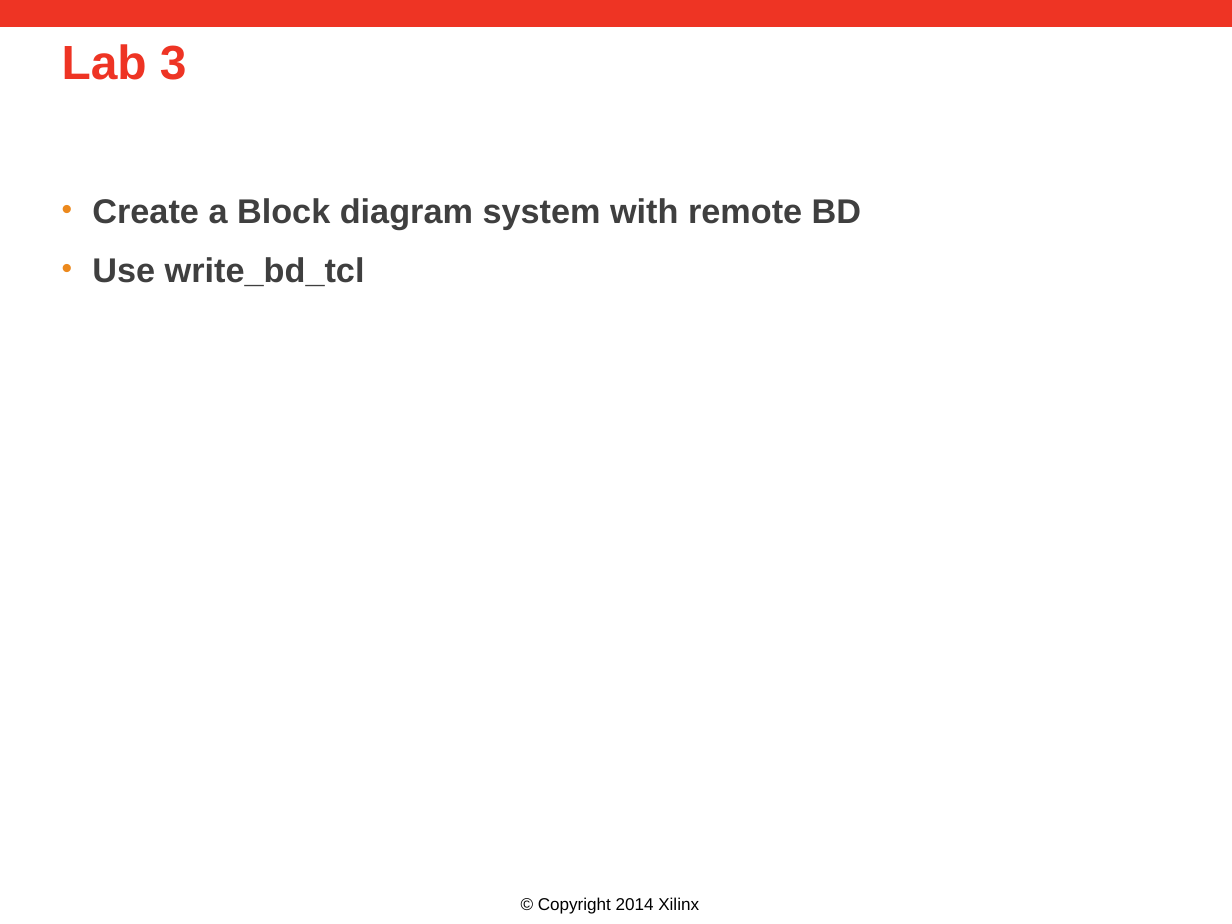
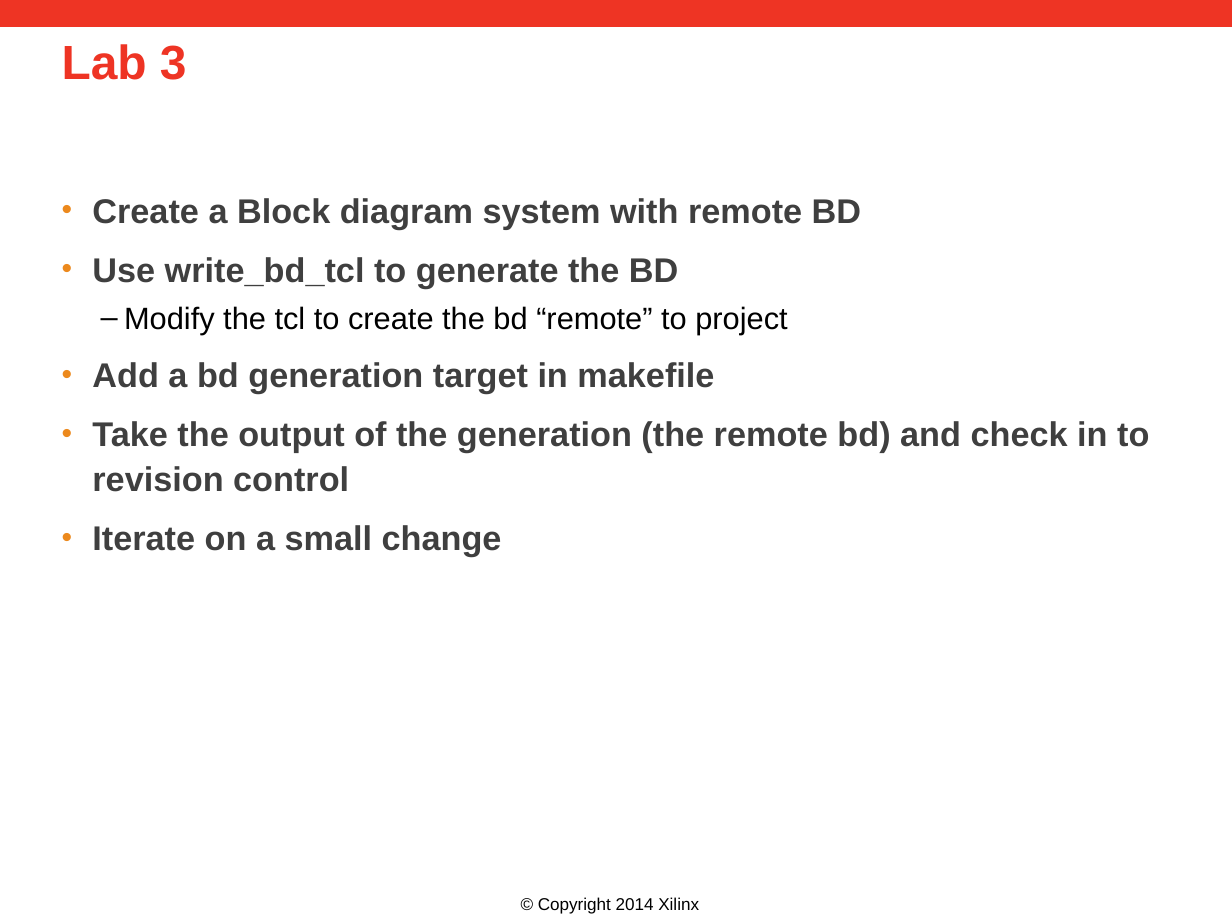
Before and after one commit to Xilinx/revCtrl, a slide deck: slide 14 of doc/versionControl.pptx. Drawn at 1232x924 pixels with LibreOffice and Linux fonts; fonts in the diff are those of the drawing; background and template pictures are left out. Boxes give left, top, right and bottom in pixels: in the first picture for what was removed or moved away, otherwise in the second. Text is boxed around its words. In the diff, an @@ line names an element or a change of style, - is before the commit and + after.

Commit message:
updated powerpoint, makefile and project setup

```diff
--- a/doc/versionControl.pptx
+++ b/doc/versionControl.pptx
@@ text at [92, 257, 1149, 557]: text changed @@
-• Use write_bd_tcl
+• Use write_bd_tcl to generate the BD
+  – Modify the tcl to create the bd “remote” to project
+• Add a bd generation target in makefile
+• Take the output of the generation (the remote bd) and check in to revision control
+• Iterate on a small change
```
Also in this commit, not shown: 1 other slide changed, 3 slides added, 2 other files.
